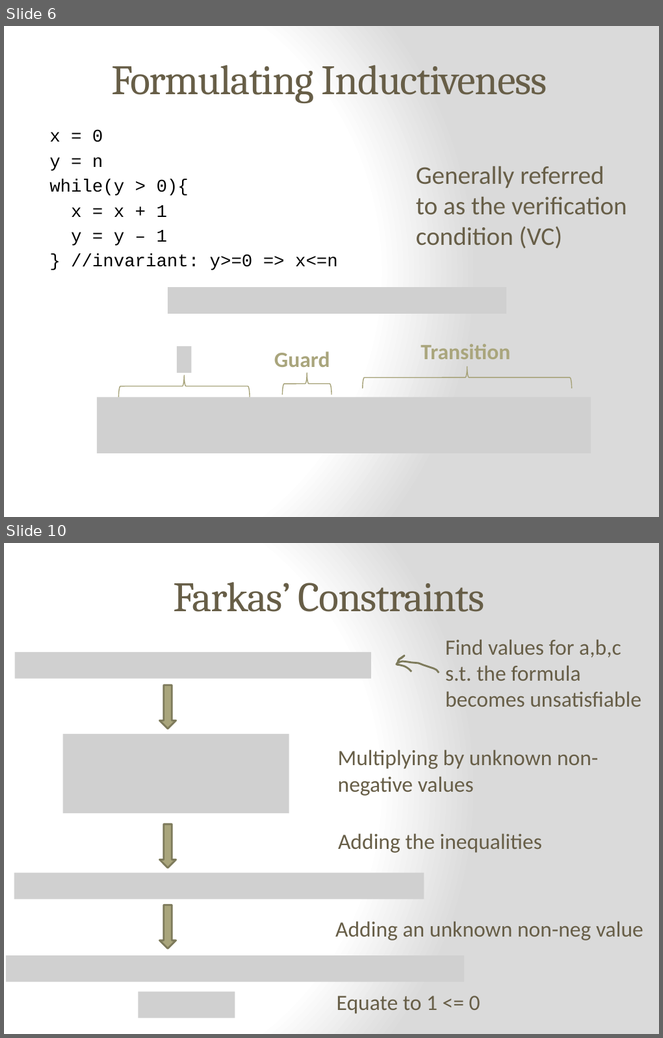
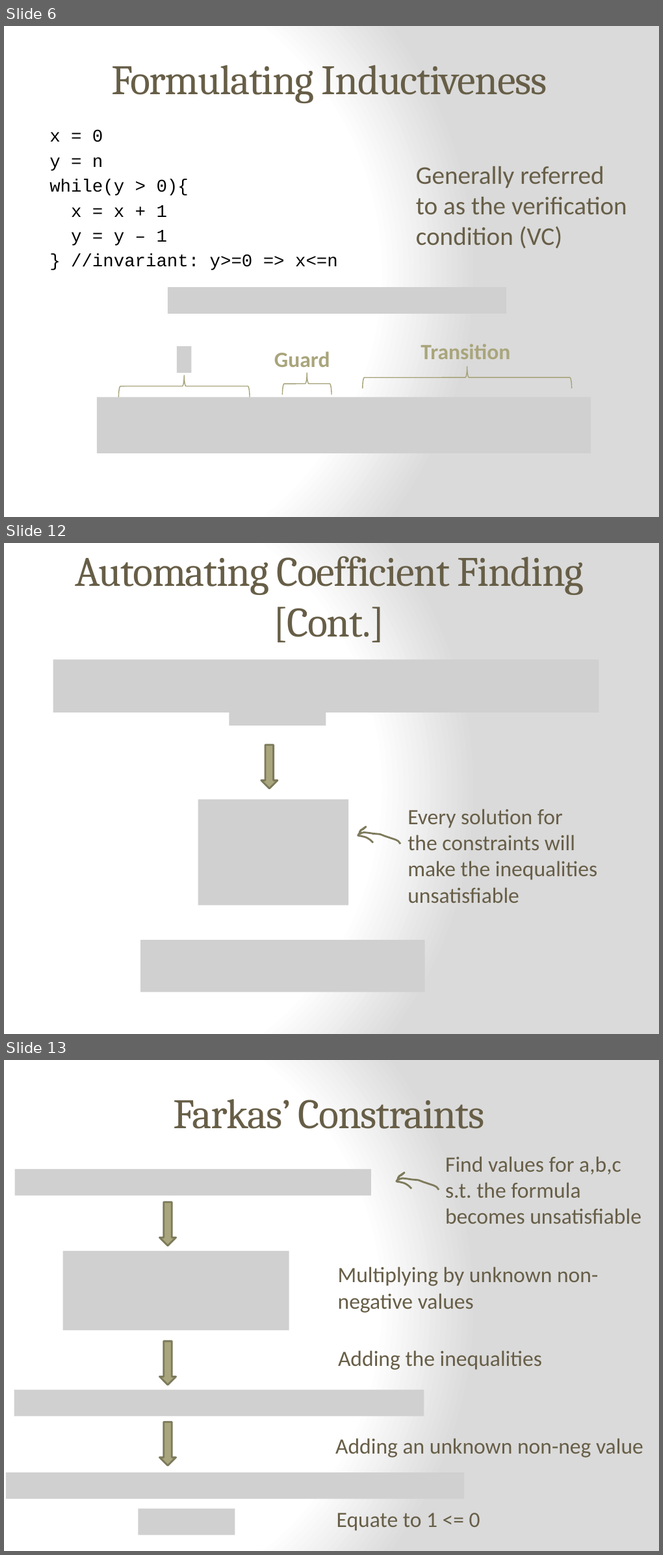
Before and after one commit to epfl-lara/leon, a slide deck: slides/Invariant&BoundInference.pptx. Shown one above the other, each under a label of ours: slides 6 and 10 before the commit, slides 6, 12 and 13 after it; the slides between them are not shown. The pictures are 663x1038 and 663x1555 pixels, drawn with LibreOffice and Linux fonts; fonts in the diff are those of the drawing; grey boxes stand for pictures. Boxes give left, top, right and bottom in pixels: in the first picture for what was removed or moved away, otherwise in the second. Text is boxed around its words. In the diff, an @@ line names an element or a change of style, - is before the commit and + after.

```diff
--- a/slides/Invariant&BoundInference.pptx
+++ b/slides/Invariant&BoundInference.pptx
@@ slide 12 added at box(4, 543, 659, 1034), background gradient #FFFFFF to #DADADA @@
@@ title added at box(76, 556, 584, 642), 46 pt, text #675E47 @@
+Automating Coefficient Finding [Cont.]
@@ picture added at box(53, 659, 599, 713) @@
@@ picture added at box(230, 700, 326, 726) @@
@@ down arrow added at box(261, 745, 278, 789), fill #A9A57C, outline #7D7A5C 2 pt @@
@@ picture added at box(198, 800, 348, 906) @@
@@ text added at box(408, 809, 597, 903), 24 pt, text #675E47 @@
+Every solution for
+the constraints will
+make the inequalities
+unsatisfiable
@@ freeform shape added at box(358, 826, 400, 844), outline #7D7A5C 2 pt @@
@@ picture added at box(140, 940, 425, 992) @@
@@ what was slide 10 is now slide 13 @@
```
Also in this commit, not shown: 1 slide changed, 2 other slides added.
